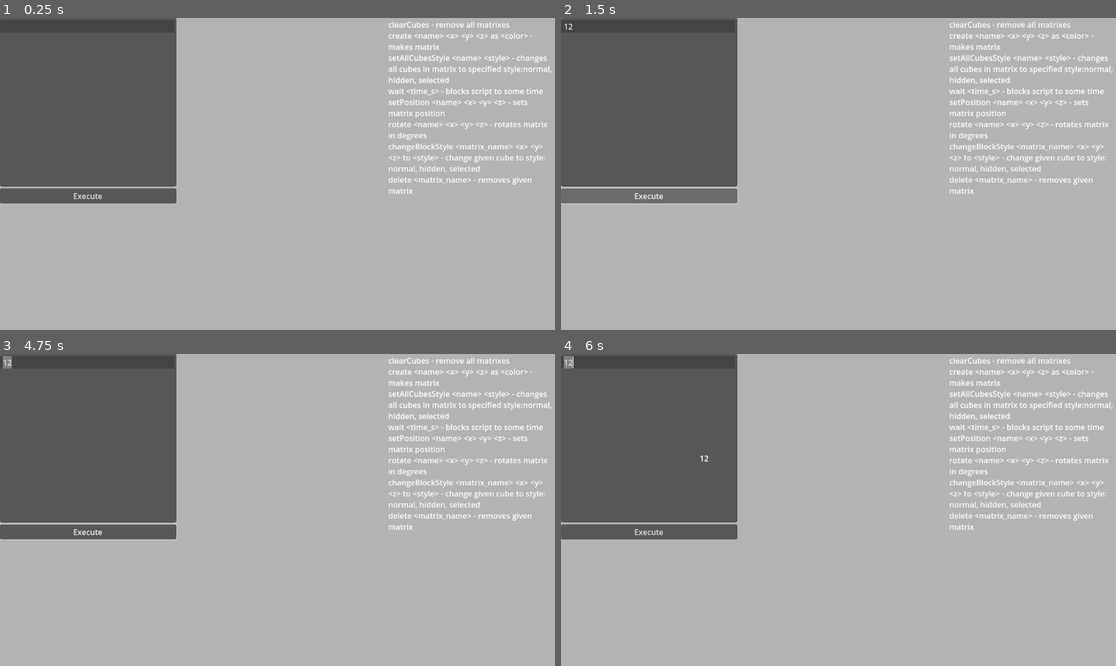
Above: before the commit, frames 1-4 (two rows, left to right).
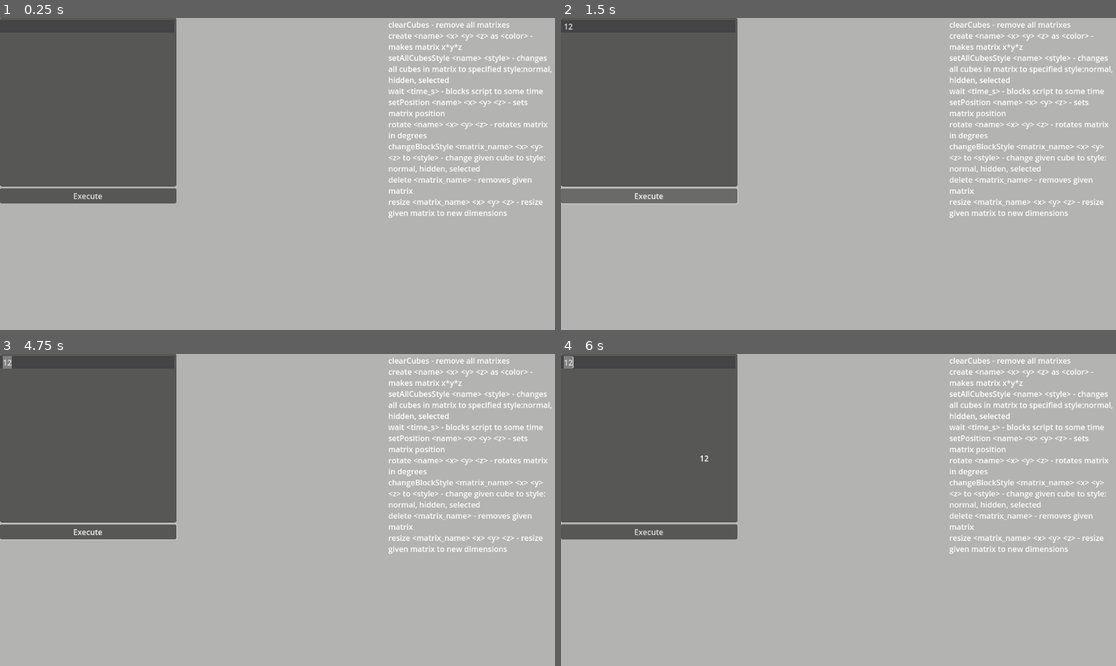
Above: after the commit, the same moments.

Repository: marekw96/matrixVisualisation
Game: Godot game, scene res://SceneWithCommands.tscn
The game is run twice, just before and just after one commit, with the same random seed, the same clock (stepped at 60 frames per second) and the same inputs.
Inputs (mouse positions are in pixels of both pictures, inside the frame that each line leads up to):
- Up to frame 1 (0.25 s): no input
- Up to frame 2 (1.5 s): click (649, 102) at 0.52 s; type "12" at 0.6 s; click "Execute" at 1.25 s
- Up to frame 3 (4.75 s): tap Enter at 2, 3.5 s; drag from (471, 444) to (333, 441) at 2.02 s; tap Space at 2.75, 4.25 s; drag from (166, 525) to (249, 572) at 2.77 s; move the mouse to (333, 441) at 3.52 s; hold D 3.53-4.25 s; tap Shift at 3.6 s; drag from (249, 572) to (111, 463) at 4.27 s
- Up to frame 4 (6 s): tap Enter at 5 s; move the mouse to (1005, 556) at 5.02 s; hold A 5.03-5.75 s; tap Q at 5.1 s; tap Space at 5.75 s; drag from (672, 463) to (755, 432) at 5.77 s

The runs differ from the first frame. In frame 1, 0.4% of the frame differs, in the area x 69-98%, y 8-65%; in frame 2, 0.4%; in frame 3, 0.4%; in frame 4, 0.4%.

Commit message:
Add reszie command

Diff:
--- a/CommandParserAndExecutor.gd
+++ b/CommandParserAndExecutor.gd
@@ -48,6 +48,9 @@
 
 	if cmd[0] == "delete":
 		delete(cmd)
+
+	if cmd[0] == "resize":
+		resize(cmd)
 
 func createCube(name, x, y,z, styleName):
 	var cube = CubeCreator.new()
@@ -139,6 +142,23 @@
 			entry['cube'].queue_free()
 			cubes.erase(entry)
 
+func resize(cmds):
+	var cubeName = cmds[1]
+	var x = int(cmds[2])
+	var y = int(cmds[3])
+	var z = int(cmds[4])
+
+	var cube = getCubeWithName(cubeName)
+	if cube == null:
+		print("resize unable to find cube with name", cubeName)
+		return
+
+	cube.width = x
+	cube.height = y
+	cube.depth = z
+	cube.clear()
+	cube.generate()
+
 
 # Called every frame. 'delta' is the elapsed time since the previous frame.
 func _process(delta):
Not shown, changed: docs/commands.txt
